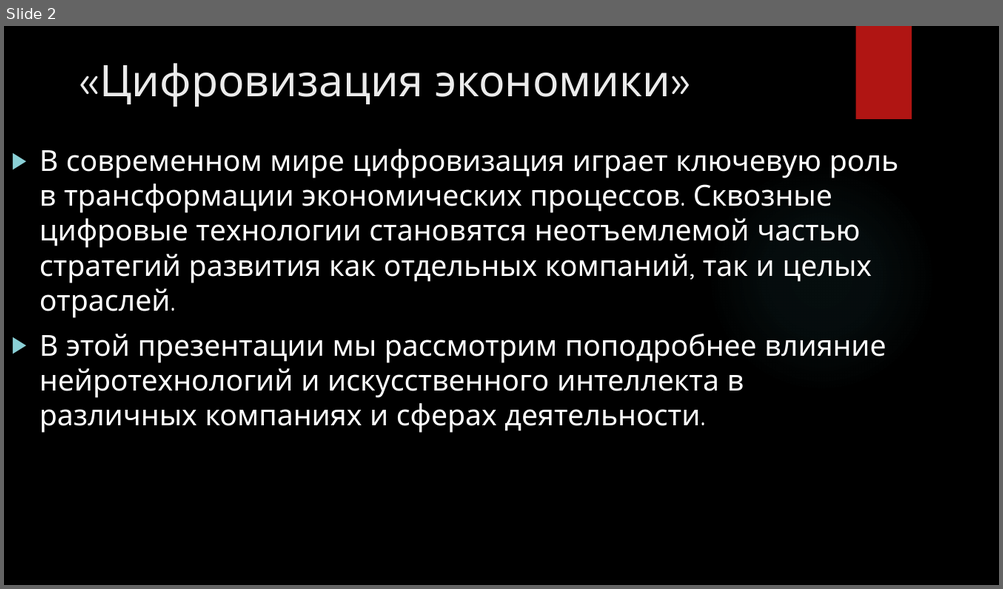
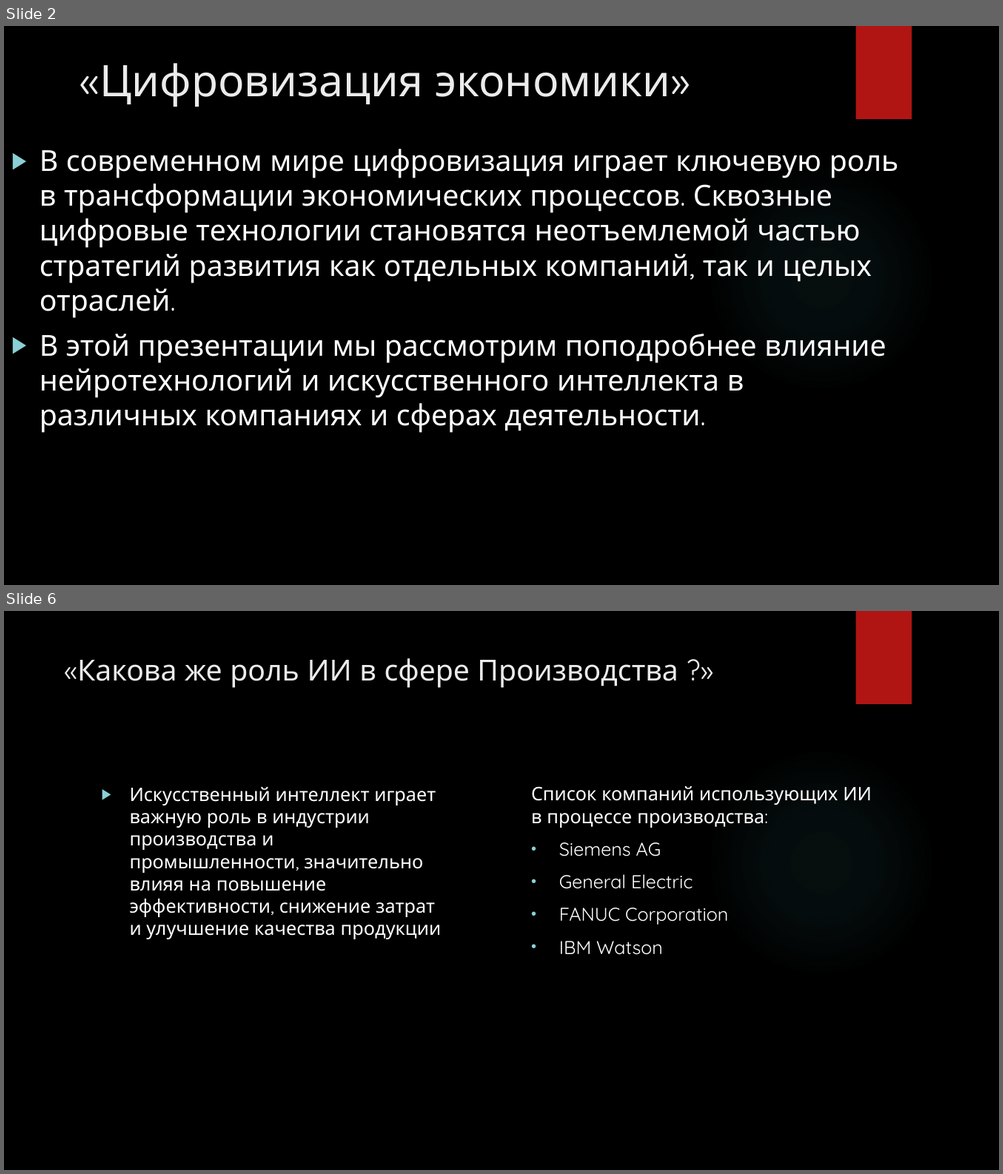
Before and after one commit to Sa4a1/studyLastYear, a slide deck: Экономика Презентация/Цифровизация экономики.pptx. Shown one above the other, each under a label of ours: slide 2 before the commit, slides 2 and 6 after it; the slides between them are not shown. The pictures are 1003x589 and 1003x1174 pixels, drawn with LibreOffice and Linux fonts; fonts in the diff are those of the drawing; background and template pictures are left out. Boxes give left, top, right and bottom in pixels: in the first picture for what was removed or moved away, otherwise in the second. Text is boxed around its words. In the diff, an @@ line names an element or a change of style, - is before the commit and + after.

```diff
--- a/Экономика Презентация/Цифровизация экономики.pptx
+++ b/Экономика Презентация/Цифровизация экономики.pptx
@@ slide 6 added at (4, 611, 999, 1170), background picture (left out); not listed: 2 template elements that a slide beside it also shows @@
@@ title added at (77, 658, 677, 688), 28 pt, text #EBEBEB @@
+«Какова же роль ИИ в сфере Производства ?»
@@ text added at (130, 787, 441, 940), 18 pt, text #FFFFFF @@
+▶ Искусственный интеллект играет важную роль в индустрии производства и промышленности, значительно влияя на повышение эффективности, снижение затрат и улучшение качества продукции
@@ text added at (531, 786, 871, 955), 18 pt, text #FFFFFF @@
+Список компаний использующих ИИ в процессе производства:
+• Siemens AG
+• General Electric
+• FANUC Corporation
+• IBM Watson
```
Also in this commit, not shown: 1 slide changed, 6 other slides added, 1 slide removed, 1 other file.
